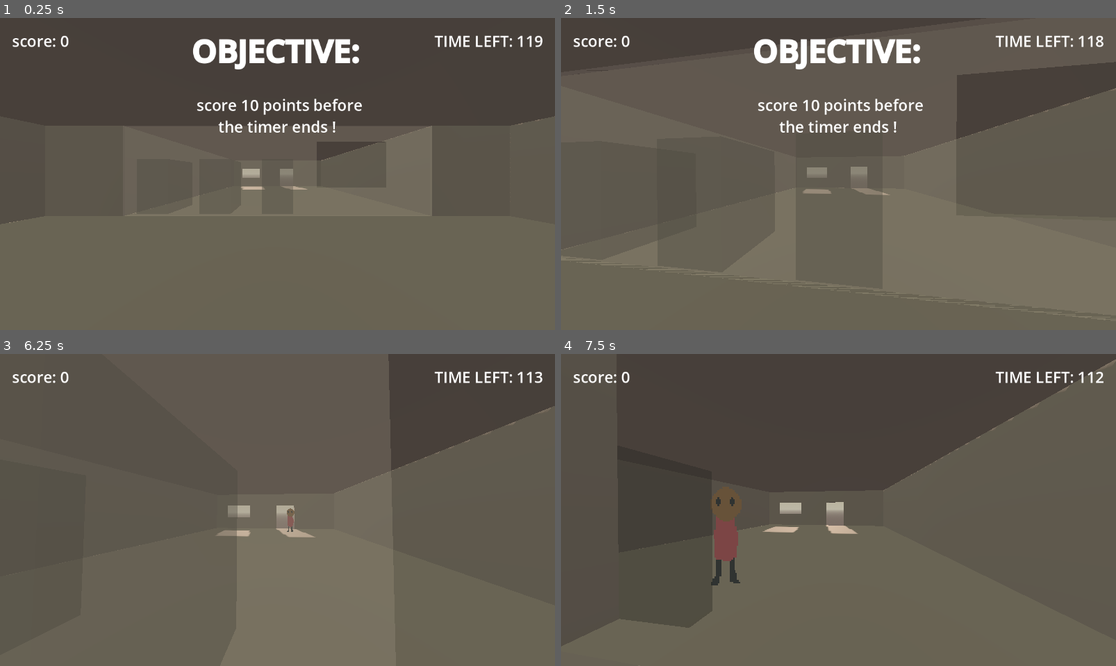
Above: before the commit, frames 1-4 (two rows, left to right).
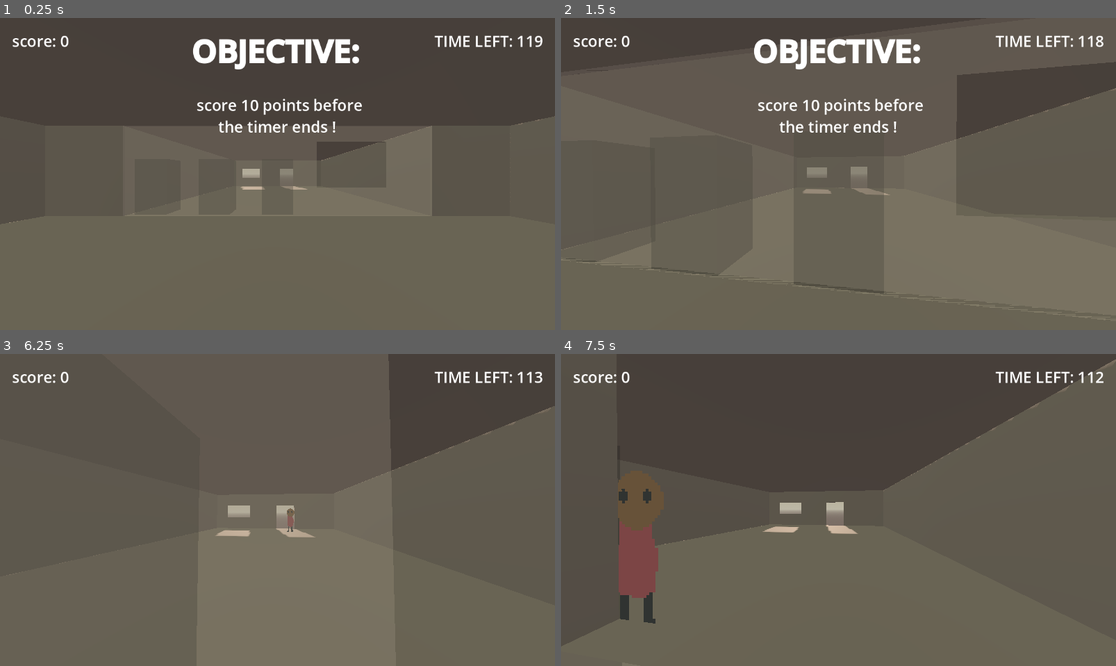
Above: after the commit, the same moments.

Repository: Sunday-Studio-Team/cafe
Game: Godot game, scene res://main.tscn
Two runs of this game, one before a commit and one after it. Both use one fixed random seed, a clock stepped at 60 frames per second and the inputs below.
Inputs (mouse positions are in pixels of both pictures, inside the frame that each line leads up to):
- Up to frame 1 (0.25 s): no input
- Up to frame 2 (1.5 s): tap Enter at 0.5 s; move the mouse to (866, 174) at 0.52 s; hold W (move_forward) from 0.53 s (still down); tap E (interact) at 0.6 s; move the mouse to (810, 174) at 1.27 s; tap I at 1.35 s
- Up to frame 3 (6.25 s): move the mouse to (288, 503) at 2.02 s; tap E (interact) at 2.1, 3.6, 5.1 s; tap Space at 2.75, 5 s; move the mouse to (271, 516) at 2.77 s; tap I at 2.85, 4.35, 5.85 s; tap Enter at 3.5, 5.75 s; move the mouse to (316, 513) at 3.52 s; move the mouse to (233, 506) at 4.27 s; move the mouse to (283, 510) at 5.02 s; move the mouse to (255, 503) at 5.77 s; release W (move_forward) at 5.78 s; hold D (move_right) from 5.78 s (still down)
- Up to frame 4 (7.5 s): move the mouse to (866, 510) at 6.52 s; release D (move_right) at 6.53 s; hold W (move_forward) from 6.53 s (still down); tap E (interact) at 6.6 s; move the mouse to (810, 510) at 7.27 s; tap I at 7.35 s

The runs differ from the first frame. In frame 1, less than 0.1% of the frame differs, in the area x 24-44%, y 54-63%; in frame 2, less than 0.1%; in frame 3, 0.1%; in frame 4, 6.5%, in the area x 10-33%, y 37-88%.

Commit message:
adjust machines pos + size
to move customers closer so their timers are more visible

Diff:
--- a/godot/machine.tscn
+++ b/godot/machine.tscn
@@ -12,7 +12,7 @@
 
 [sub_resource type="BoxMesh" id="BoxMesh_lp1hx"]
 material = SubResource("StandardMaterial3D_lp1hx")
-size = Vector3(1, 1.75, 1)
+size = Vector3(1, 1.75, 0.5)
 
 [sub_resource type="ViewportTexture" id="ViewportTexture_6qesk"]
 viewport_path = NodePath("ProgressIndicator/SubViewport")
@@ -48,11 +48,11 @@
 making_drink_text = NodePath("ProgressIndicator/MakingDrinkText")
 
 [node name="MeshInstance3D" type="MeshInstance3D" parent="." unique_id=1391845402]
-transform = Transform3D(1, 0, 0, 0, 1, 0, 0, 0, 1, 0, 0.90000004, 0)
+transform = Transform3D(1, 0, 0, 0, 1, 0, 0, 0, 1, 0, 0.90000004, 0.5)
 mesh = SubResource("BoxMesh_lp1hx")
 
 [node name="SpotForCustomer" type="Marker3D" parent="." unique_id=1629603672]
-transform = Transform3D(1, 0, 0, 0, 1, 0, 0, 0, 1, 0.2, 0, -1)
+transform = Transform3D(1, 0, 0, 0, 1, 0, 0, 0, 1, 0.2, 0, 0)
 
 [node name="ProgressIndicator" type="Sprite3D" parent="." unique_id=1182371401]
 transform = Transform3D(0.5, 0, 0, 0, 0.5, 0, 0, 0, 0.5, 0, 0.7, 1)
--- a/godot/main.tscn
+++ b/godot/main.tscn
@@ -105,13 +105,13 @@
 [node name="Machines" type="Node3D" parent="." unique_id=407734909]
 
 [node name="Machine" parent="Machines" unique_id=1346980836 instance=ExtResource("2_0xm2m")]
-transform = Transform3D(1, 0, 0, 0, 1, 0, 0, 0, 1, -4, 0.1, 4)
+transform = Transform3D(1, 0, 0, 0, 1, 0, 0, 0, 1, -4, 0.1, 3.8)
 
 [node name="Machine2" parent="Machines" unique_id=1963636817 instance=ExtResource("2_0xm2m")]
-transform = Transform3D(1, 0, 0, 0, 1, 0, 0, 0, 1, -2, 0.1, 4)
+transform = Transform3D(1, 0, 0, 0, 1, 0, 0, 0, 1, -2, 0.1, 3.8)
 
 [node name="Machine3" parent="Machines" unique_id=1696794453 instance=ExtResource("2_0xm2m")]
-transform = Transform3D(1, 0, 0, 0, 1, 0, 0, 0, 1, 0, 0.1, 4)
+transform = Transform3D(1, 0, 0, 0, 1, 0, 0, 0, 1, 0, 0.1, 3.8)
 
 [node name="CustomerSpawnTimer" type="Timer" parent="." unique_id=785760779]
 wait_time = 5.0
